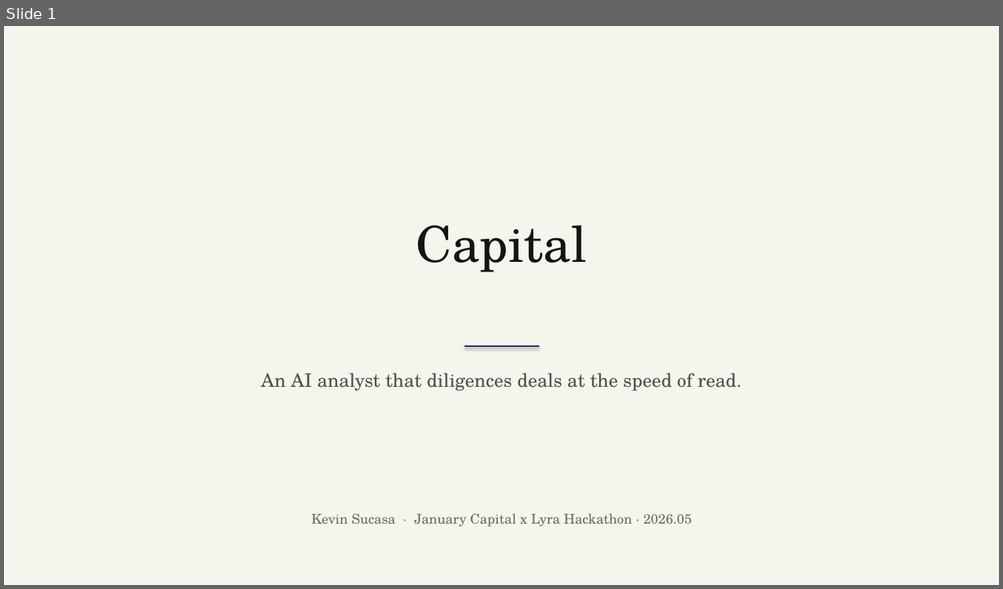
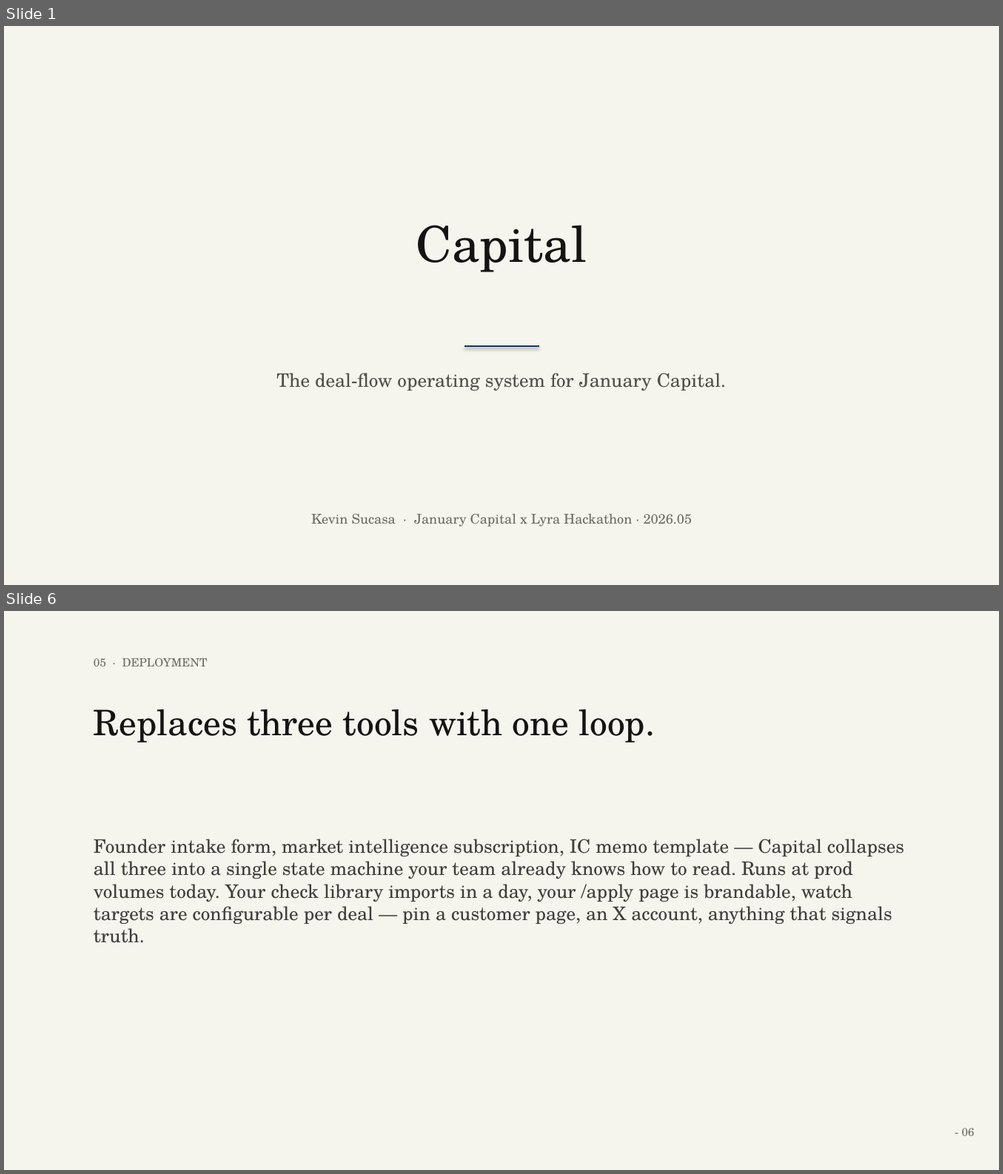
Before and after one commit to kndwin/capital, a slide deck: pitch-deck/capital-pitch-deck.pptx. Shown one above the other, each under a label of ours: slide 1 before the commit, slides 1 and 6 after it; the slides between them are not shown. The pictures are 1003x589 and 1003x1174 pixels, drawn with LibreOffice and Linux fonts; fonts in the diff are those of the drawing. Boxes give left, top, right and bottom in pixels: in the first picture for what was removed or moved away, otherwise in the second. Text is boxed around its words. In the diff, an @@ line names an element or a change of style, - is before the commit and + after.

Commit message:
feat: add application and market watch workflows

```diff
--- a/pitch-deck/capital-pitch-deck.pptx
+++ b/pitch-deck/capital-pitch-deck.pptx
@@ slide 6 added at bbox=[4, 611, 999, 1170], background #FFFFFF @@
@@ rectangle added at bbox=[4, 611, 999, 1170], fill #F5F4ED @@
@@ text added at bbox=[94, 658, 208, 667], 11 pt, text #6B6A64 @@
+05 · DEPLOYMENT
@@ text added at bbox=[94, 709, 654, 743], 34 pt, text #141413 @@
+Replaces three tools with one loop.
@@ text added at bbox=[94, 839, 904, 943], 18 pt, text #3D3D3A @@
+Founder intake form, market intelligence subscription, IC memo template — Capital collapses all three into a single state machine your team already knows how to read. Runs at prod volumes today. Your check library imports in a day, your /apply page is brandable, watch targets are configurable per deal — pin a customer page, an X account, anything that signals truth.
@@ text added at bbox=[962, 1128, 974, 1136], 11 pt, text #6B6A64 @@
+- 06
@@ slide 1 changed as well @@
@@ text at bbox=[276, 373, 726, 391]: text changed @@
-An AI analyst that diligences deals at the speed of read.
+The deal-flow operating system for January Capital.
```
Also in this commit, not shown: 2 other slides changed, 3 other slides added, 3 slides removed, 57 other files.
